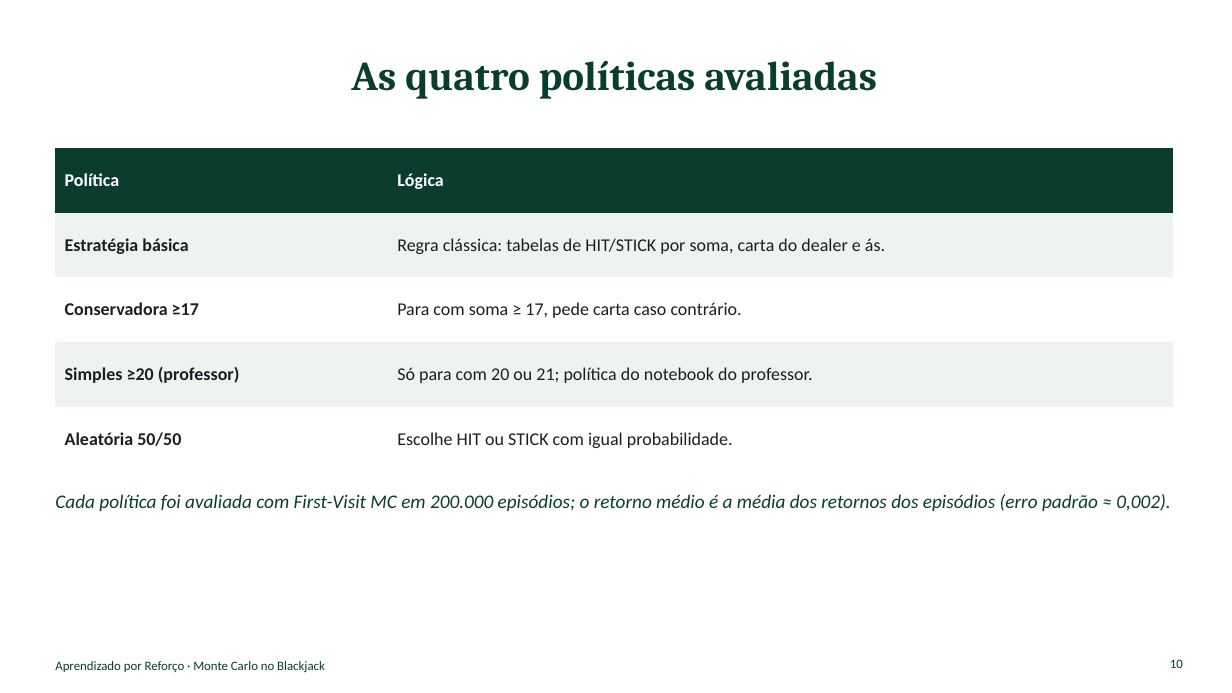
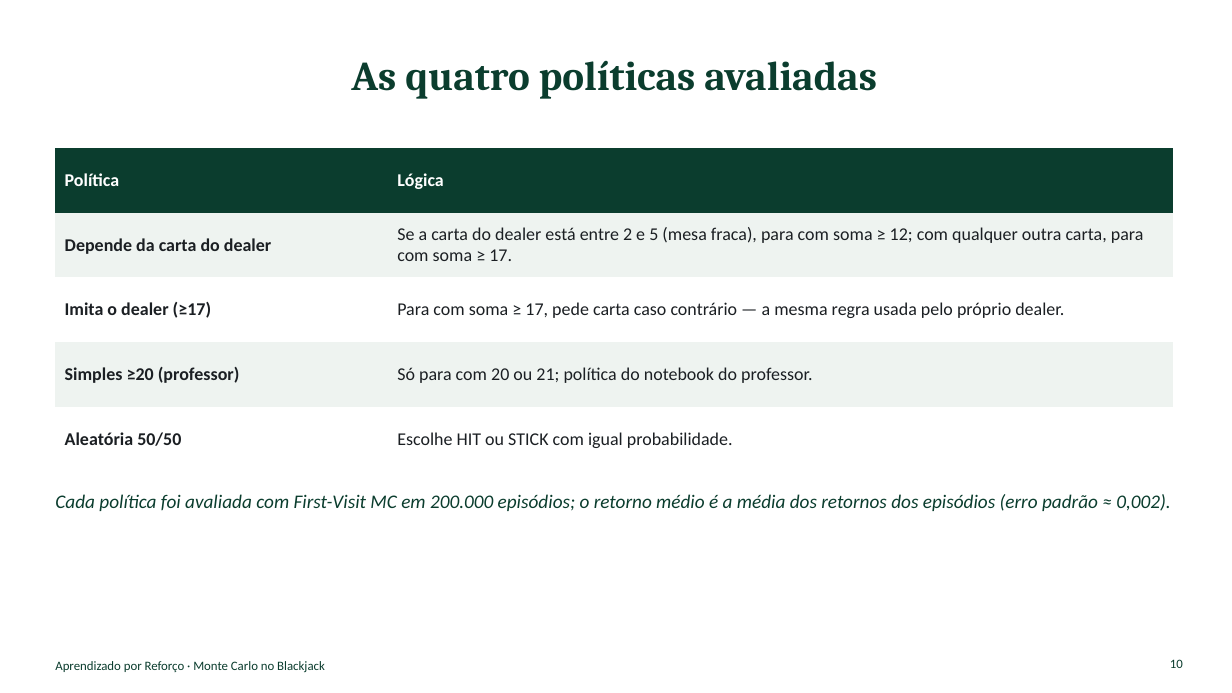
Before and after one commit to Lucaslquadros/AC2-RL, a slide deck: slide 10 of apresentacao/Apresentacao_Monte_Carlo_AC2_v2.pptx. Drawn at 1232x693 pixels with LibreOffice and Linux fonts; fonts in the diff are those of the drawing. Boxes give left, top, right and bottom in pixels: in the first picture for what was removed or moved away, otherwise in the second. Text is boxed around its words. In the diff, an @@ line names an element or a change of style, - is before the commit and + after.

Commit message:
Define politicas proprias do grupo e revisa experimentos/apresentacao
- Substitui os placeholders de politica por duas politicas do grupo:
  "Imita o dealer (>=17)" e "Depende da carta do dealer" (para em 12
  contra dealer fraco 2-5), com First-Visit MC recalculado (200k
  episodios) e resultados atualizados em resultados/.
- Adiciona guia explicativo dos experimentos para leigos (docs/,
  versoes .md e .html).
- Revisa a apresentacao (v2) com os novos numeros/graficos e cria v3
  com ajustes de storytelling: notas do apresentador corrigidas,
  slide de politicas aprendidas recalculado contra as politicas atuais,
  nova slide comparando as duas politicas do grupo lado a lado.
- Gera visuais novos de apoio (heatmaps de decisao/V(s), divergencia,
  grafico animado) em resultados/.

```diff
--- a/apresentacao/Apresentacao_Monte_Carlo_AC2_v2.pptx
+++ b/apresentacao/Apresentacao_Monte_Carlo_AC2_v2.pptx
@@ table at (55, 148, 1174, 452) @@
-row 2, column 1: Estratégia básica
+row 2, column 1: Depende da carta do dealer
-row 2, column 2: Regra clássica: tabelas de HIT/STICK por soma, carta do dealer e ás.
+row 2, column 2: Se a carta do dealer está entre 2 e 5 (mesa fraca), para com soma ≥ 12; com qualquer outra carta, para com soma ≥ 17.
-row 3, column 1: Conservadora ≥17
+row 3, column 1: Imita o dealer (≥17)
-row 3, column 2: Para com soma ≥ 17, pede carta caso contrário.
+row 3, column 2: Para com soma ≥ 17, pede carta caso contrário — a mesma regra usada pelo próprio dealer.
```
Also in this commit, not shown: 6 other slides changed, 1 slide added, 16 other files.
